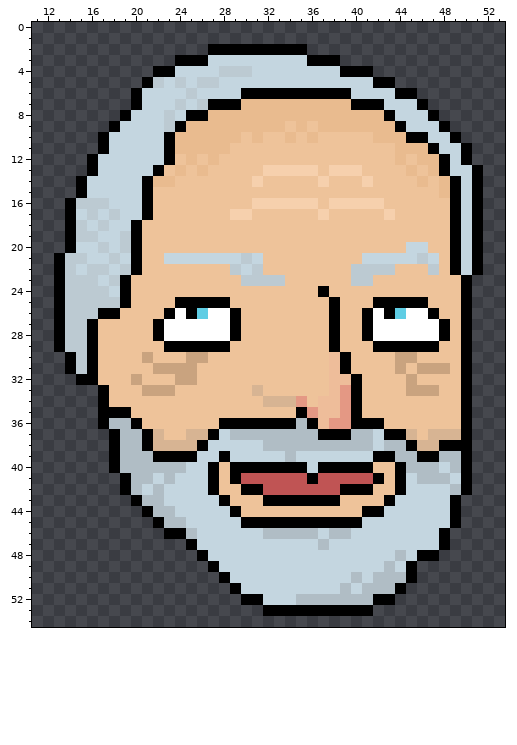
Edited in one commit: pixel-art sprite (BrexitTime/Content/Portraits/Jeremy_Portrait.png). Above, as it was before the edit.
The file is 64x55 pixels. Shown: x 11..53, y 0..54.
Once edited:
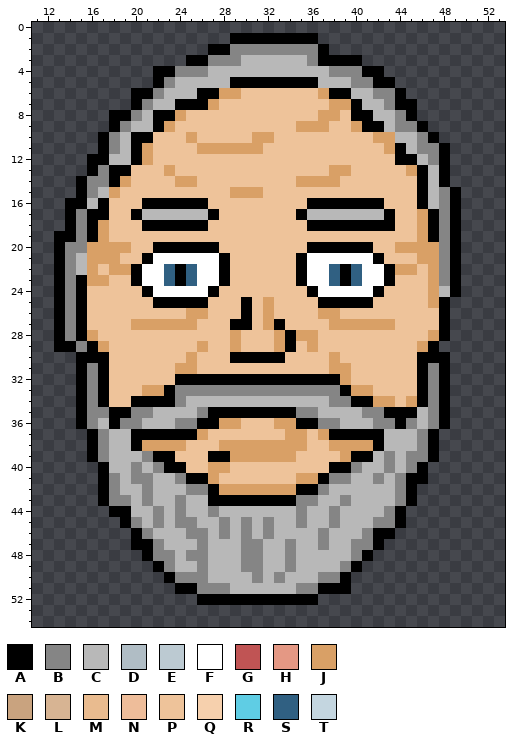
Palette (. is transparent): A #000000  B #858585  C #b8b8b8  D #b0bdc5  E #bccad2  F #ffffff  G #c05454  H #e49884  J #d9a066  K #c9a37f  L #d7b493  M #e9bb8f  N #eebd9a  P #eec39a  Q #f6d0ad  R #5fcde4  S #306082  T #c4d6e0
Change:
Changed rows in their new state; - is an unchanged pixel.
first column x 13:
 1 ----------------AAAAAAAA---------------
 2 ----------------BBBBBBBBA--------------
 3 -----------.--BBBCCCCCCB--AA-----------
 4 -----------BBBCCCCCCCCCCCBBB-A---------
 5 --------.ABCCCCCAAAAAAAACCCBB----------
 6 --------ABCCCAAJJPPPPPPPJ--CCBB-.------
 7 --------BCCAAAJPPPPPPPPPPJJ-CCBAA.-----
 8 -----A-BCAAJPPPPPPPPPPPPJJPAACCBA..----
 9 ------BCCAJPPPPPPPPPP-JJJPPJAACBBA..---
10 -----BCAAPPPJPPPP-JJ-P-P-----JJCCBA..--
11 -----BCAJPPPPJJJJJJ-----------JACBBA..-
12 ----ACCAJPP-P-P----------------AACB-..-
13 ----BAAPPPJP-P-----PPPPP-JJP----JAC-...
14 ---BBAJPPPPJJ-----P---JJJJ--P----ACA...
15 ---BCJPPP-------JJJ--------------ACB-..
16 --ACAPPP-AAAAA----PPPPPAAAAAAA---ACB-..
17 --BAAPPACCCCCCA-PP----ACCCCCCCA--JAB-..
18 --BAJPPPAAAAAA---------AAAAAAAA--JAB-..
19 A-BAJPPP-------------------------JAB-..
20 ABBJJJJP-AAAAAA--------AAAAAA--JJJJB-..
21 -BCJJJPPAFFFFFFAPPP---AFFFFFFAPPPJJB-..
22 -BCJPJJ-FFSASFFAPPP---AFFSASFFAJJ-JB-..
23 -BAJJPPAFFSASFFA-PPPP-AFFSASFFA---JBA.-
24 -BAPPPP-AFFFFFA--------AFFFFFA----JCA.-
25 -BAPPPP--AA---PP-A-J----A-AAAPPPPPJA..-
26 -BAPPP----PPJJPPPA-J----JJ--PPPPPPPA..-
27 -BAP---JJJJJJPPP-A-JA----JJJJJJPPPP-..-
28 -BAJ-----PPPPPPPJ---JAJJ-P--PPPPPPJ-..-
29 -AB-J-----PPPJPPJ---JA-J-P---PPPPJ-...-
30 -.A-A---P---JP--AAAAA----JP----PPAAA..-
31 -.ABA----PPJJ------------JJ----P-ABA..-
32 ---BA--P---AAAAAAAAAAAAAAAJP----PABA..-
33 --AB----JJABBBBBBBBBBBBBBBAJJ---PABA..-
34 --AB---AAAABCCCCCCCCCCCCCBB-AJJ-JABA..-
35 --ABB--BBCCCCBAAAAAAAABBCCCCBBAAACBA..-
36 --ABCABBCCCBBAAJJPPPJJA-BBCCCBBABCBA..-
37 ---ABCCA-AAAAJPPPPPPPJJPJ--AAACCCBA...-
38 ---ABCCAJJJJPPPJJJJJJJJPPJJJJACCCBA...-
39 ---ABCCCB--PPPA-JJJJJJPPPPJAACBCBB-...-
40 ----ACCBCBAAPPJJPPPPPPPPP--BCCBCBA....-
41 ----ABCBBCCBAAJ-PPPPPPJJABBCCBCBAA....-
42 ----ABCCBCCCBB-JJJJJJJAABCCCCCCBA.....-
43 ----ABBCBCCBCCA-AAA---BBCCBCCCCBA....--
44 -----AACCBCBCCBCCCCCCCBCCBCCCCBA.....--
45 ------ABCBCBBCCBCBCBCCBCCBCCCBBA.....--
46 -------ABCCCBBCBCBCBCCCCBCCCBAA.....---
47 -------AABCCCBCCCBBCCBCCBCCBBA......---
48 --------ABBCBBCCCBBCCBCCCCCBA......----
49 ---------ABCCBCCCBBCCBCCCCBA.....------
50 ----------ABBBCCCCBCBCCCBBA......------
51 -----------AABBBCCCCCCBBAAA.....-------
52 -------------AAAA--AAAAA.......--------
53 -------------------..........----------
Changed places in both pictures, as pixel boxes (x1, y1, x2, y2):
changed: (54, 33, 483, 616)
